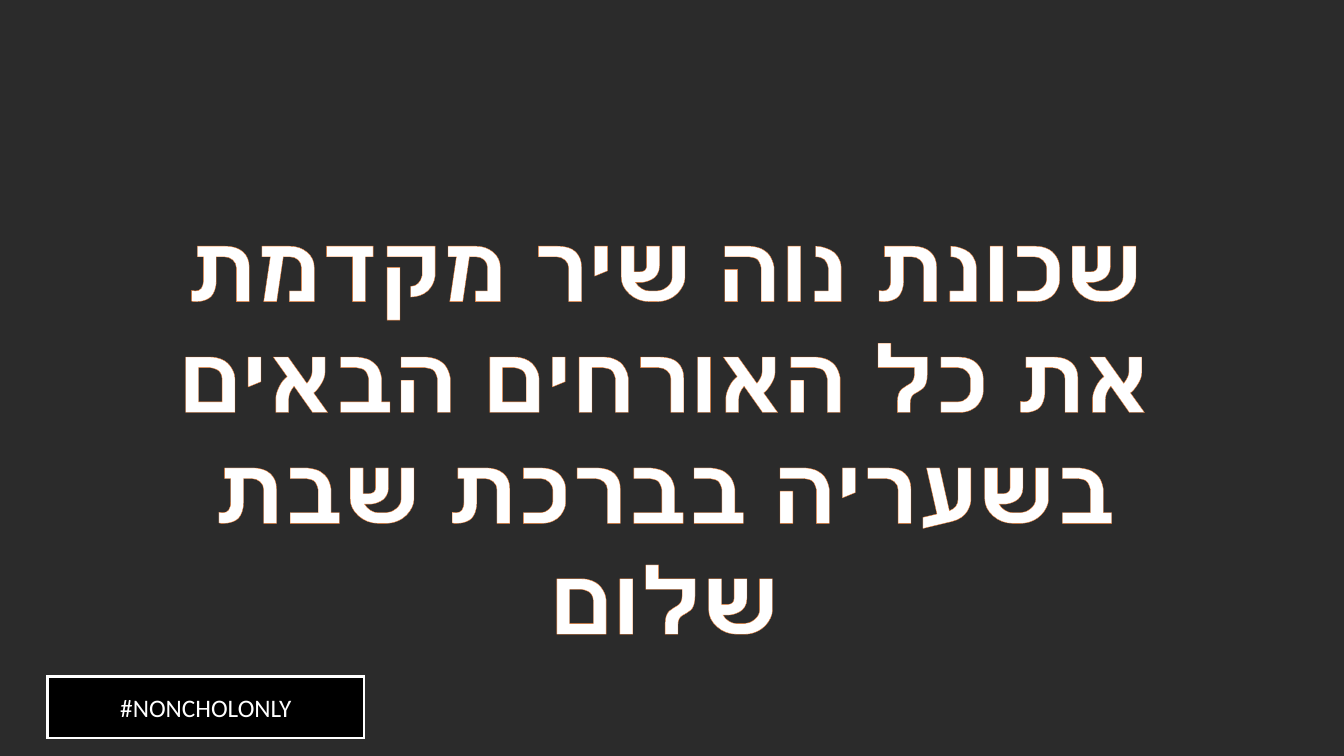
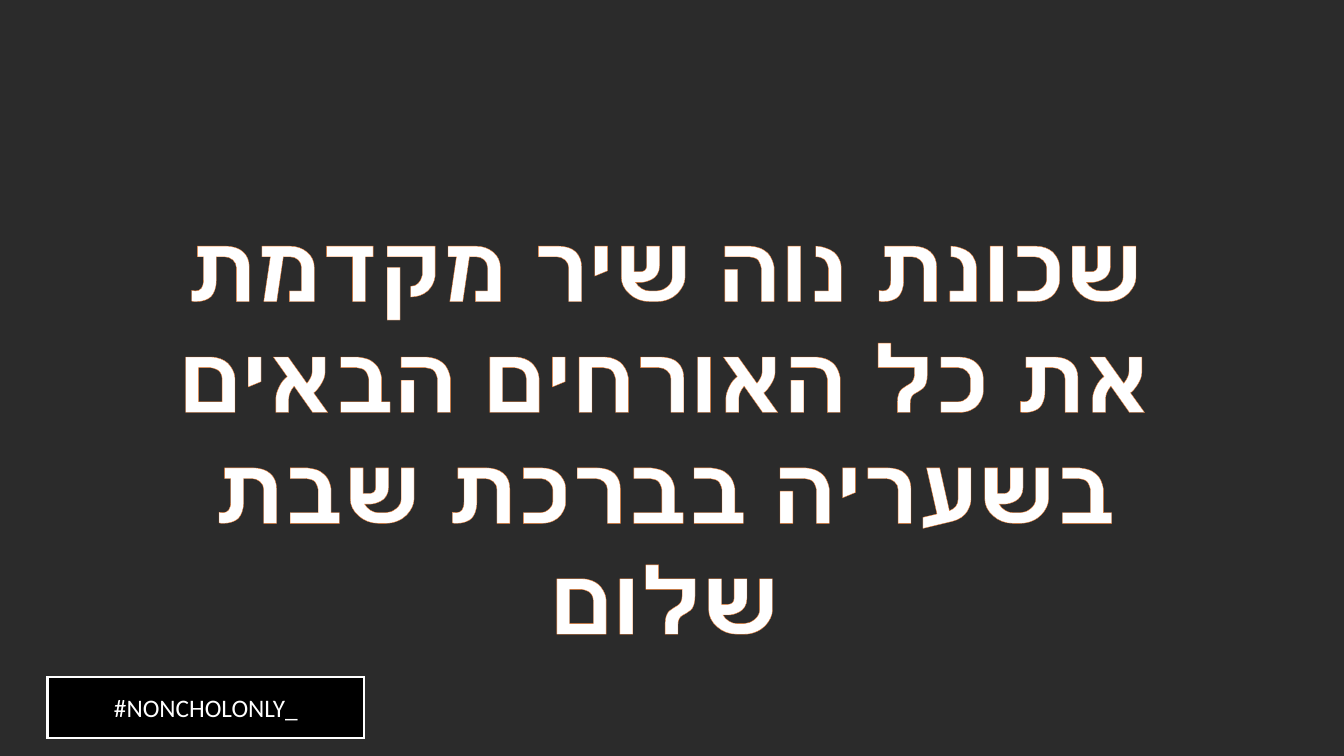
Before and after one commit to diaphone0/shul-luah, a slide deck: slide 2 of luah.pptx. Drawn at 1344x756 pixels with LibreOffice and Linux fonts; fonts in the diff are those of the drawing; background and template pictures are left out; a plain dark background stands for a picture behind light text. Boxes give left, top, right and bottom in pixels: in the first picture for what was removed or moved away, otherwise in the second. Text is boxed around its words. In the diff, an @@ line names an element or a change of style, - is before the commit and + after.

```diff
--- a/luah.pptx
+++ b/luah.pptx
@@ text in rectangle at bbox=[114, 700, 298, 721]: text changed @@
-#NONCHOLONLY
+#NONCHOLONLY_
```
Also in this commit, not shown: 1 other slide changed, 9 other files.
